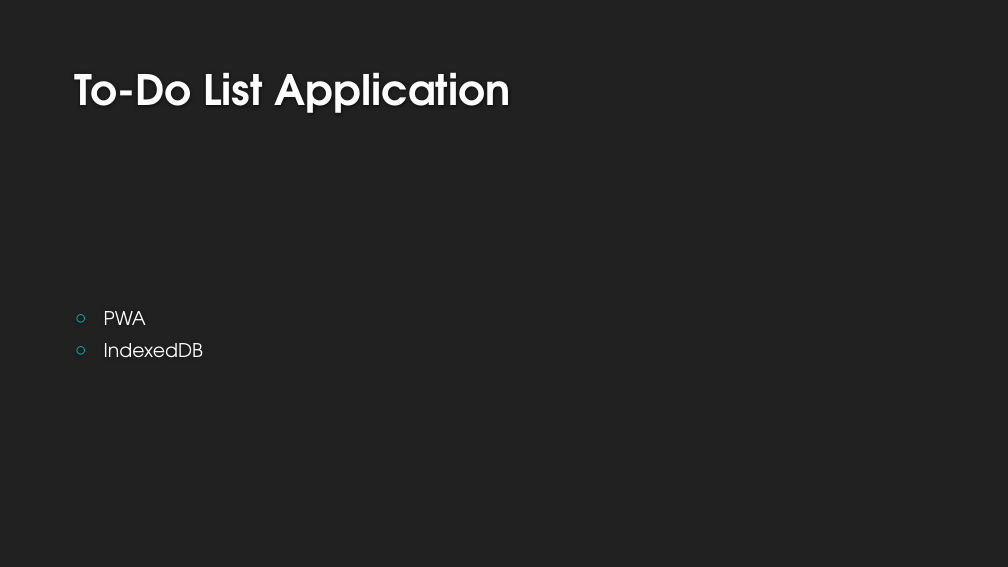
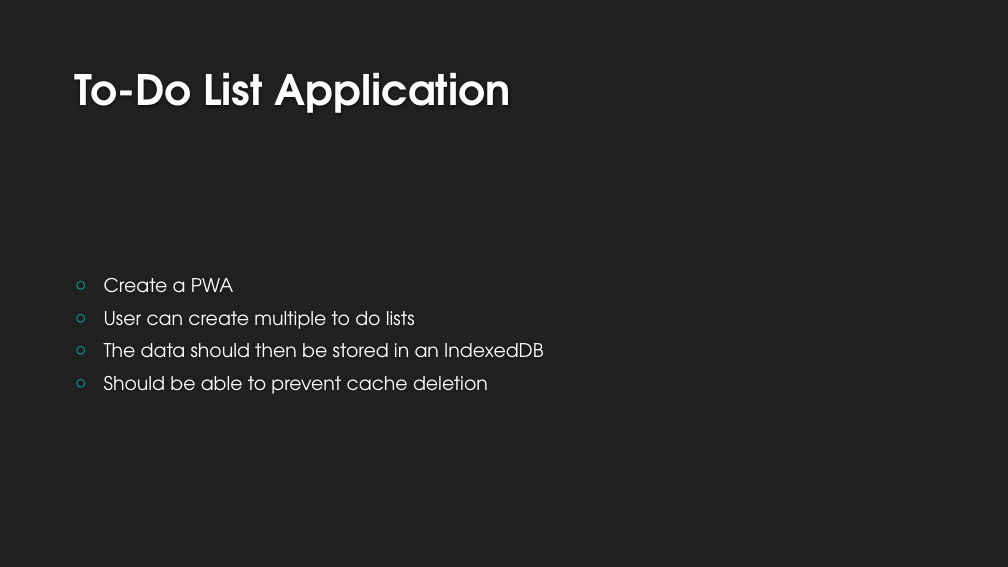
Before and after one commit to devquidevelopments/offline-map, a slide deck: slide 12 of Project/Presentation.pptx (slide 11 before the commit). Drawn at 1008x567 pixels with LibreOffice and Linux fonts; fonts in the diff are those of the drawing; background and template pictures are left out. Boxes give left, top, right and bottom in pixels: in the first picture for what was removed or moved away, otherwise in the second. Text is boxed around its words. In the diff, an @@ line names an element or a change of style, - is before the commit and + after.

```diff
--- a/Project/Presentation.pptx
+++ b/Project/Presentation.pptx
@@ text at (104,278,543,394): text changed @@
-○ PWA
-○ IndexedDB
+○ Create a PWA
+○ User can create multiple to do lists
+○ The data should then be stored in an IndexedDB
+○ Should be able to prevent cache deletion
```
Also in this commit, not shown: 6 other slides changed, 4 slides added, 2 slides removed.
